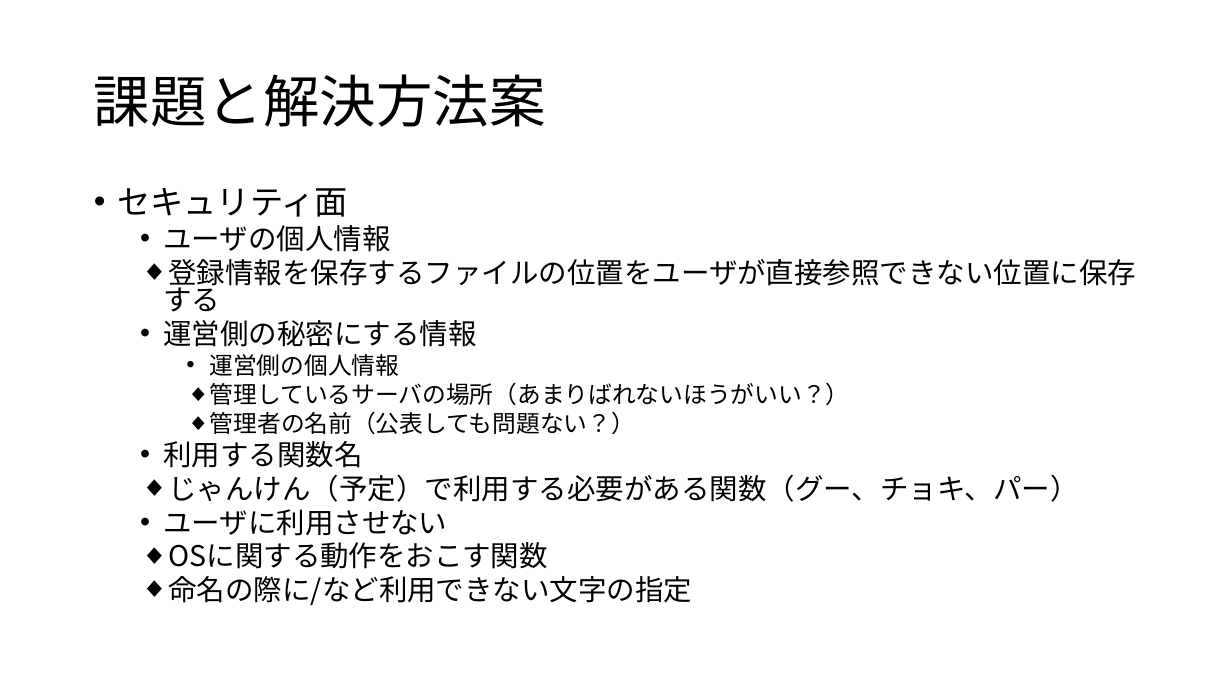
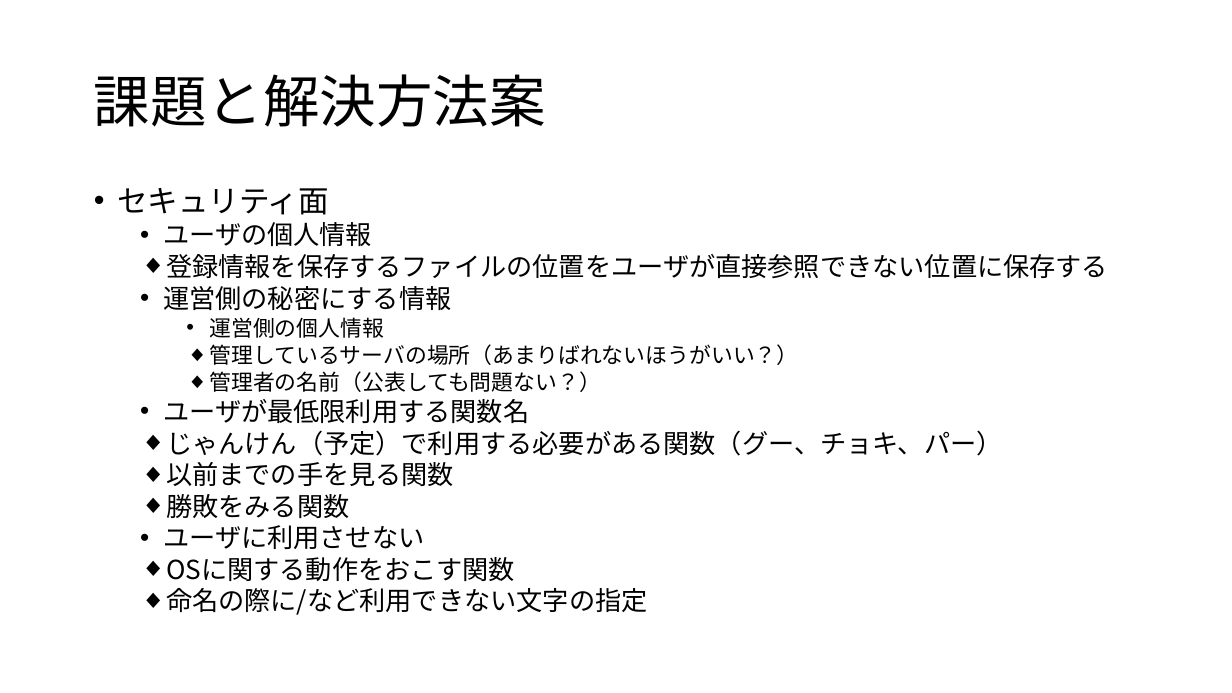
Before and after one commit to kait-takanolab/1821121-shimaoka-thesis, a slide deck: slide 11 of 1821121_shimaoka_sotsuken.pptx. Drawn at 1232x693 pixels with LibreOffice and Linux fonts; fonts in the diff are those of the drawing. Boxes give left, top, right and bottom in pixels: in the first picture for what was removed or moved away, otherwise in the second. Text is boxed around its words. In the diff, an @@ line names an element or a change of style, - is before the commit and + after.

Commit message:
Update 1821121_shimaoka_sotsuken.pptx
卒業研究テーマ

```diff
--- a/1821121_shimaoka_sotsuken.pptx
+++ b/1821121_shimaoka_sotsuken.pptx
@@ text at <box>117,188,1108,615</box>: size 25.9 to 23.8 pt in "セキュリティ面"; size 22.2 to 20.4 pt in "ユーザの個人情報", "登録情報を保存するファイルの位置をユーザが直接参照できない位置に保存する", "運営側の秘密にする情報", "じゃんけん（予定）で利用する必要がある関数（グー、チョキ、パー）" and 3 more places; size 18.5 to 17 pt in "運営側の個人情報", "管理しているサーバの場所（あまりばれないほうがいい？）", "管理者の名前（公表しても問題ない？）" @@
@@ text at <box>163,399,529,423</box>: text changed; size 22.2 to 20.4 pt @@
-  • 利用する関数名
+  • ユーザが最低限利用する関数名
@@ text at <box>166,462,454,518</box>: paragraphs added @@
+  ◆ 以前までの手を見る関数
+  ◆ 勝敗をみる関数
```
